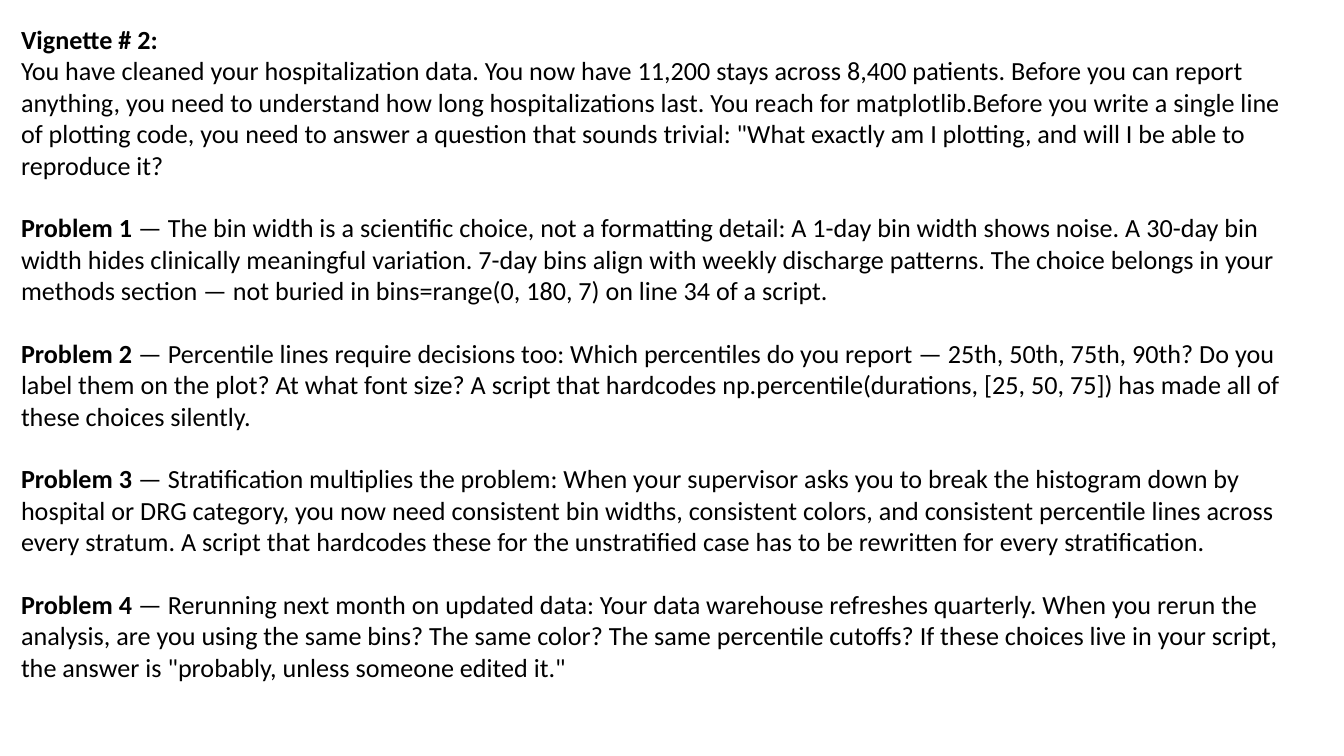
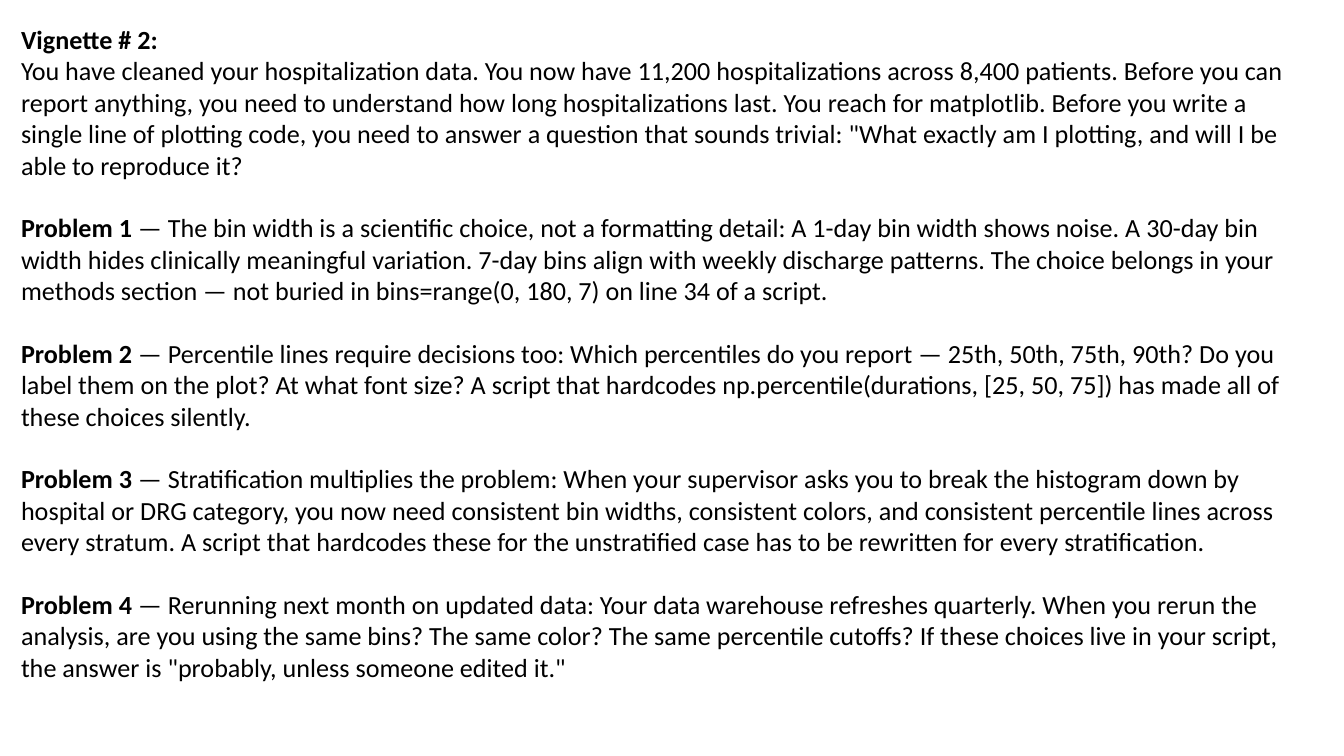
Before and after one commit to djarenas/eventus, a slide deck: slide 9 of docs/eventus_architecture.pptx. Drawn at 1344x756 pixels with LibreOffice and Linux fonts; fonts in the diff are those of the drawing. Boxes give left, top, right and bottom in pixels: in the first picture for what was removed or moved away, otherwise in the second. Text is boxed around its words. In the diff, an @@ line names an element or a change of style, - is before the commit and + after.

```diff
--- a/docs/eventus_architecture.pptx
+++ b/docs/eventus_architecture.pptx
@@ text at [21,62,1282,180]: text changed @@
-You have cleaned your hospitalization data. You now have 11,200 stays across 8,400 patients. Before you can report anything, you need to understand how long hospitalizations last. You reach for matplotlib.Before you write a single line of plotting code, you need to answer a question that sounds trivial: "What exactly am I plotting, and will I be able to reproduce it?
+You have cleaned your hospitalization data. You now have 11,200 hospitalizations across 8,400 patients. Before you can report anything, you need to understand how long hospitalizations last. You reach for matplotlib. Before you write a single line of plotting code, you need to answer a question that sounds trivial: "What exactly am I plotting, and will I be able to reproduce it?
```
Also in this commit, not shown: 4 other slides changed, 3 slides added, 1 slide removed.
